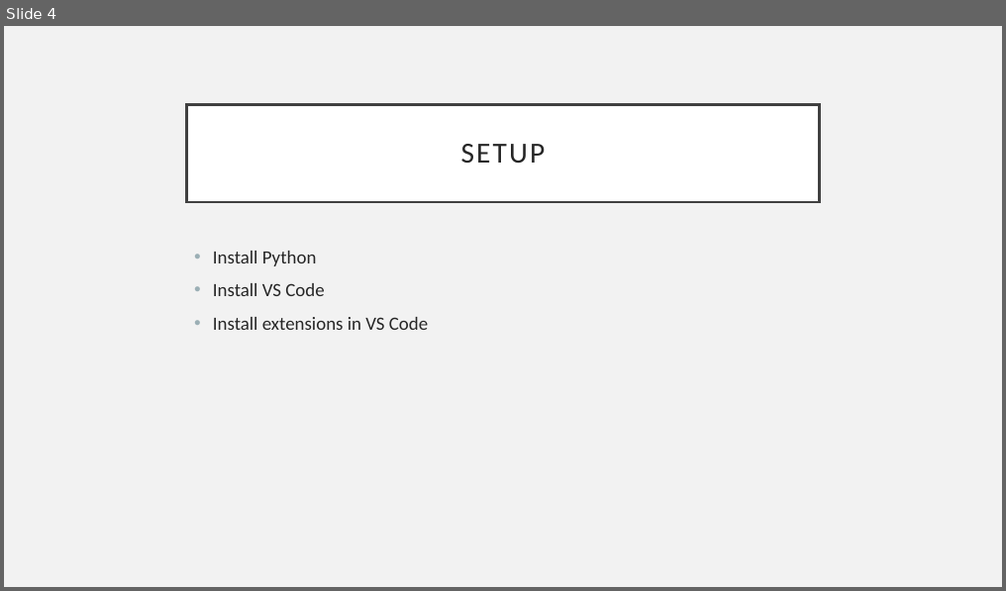
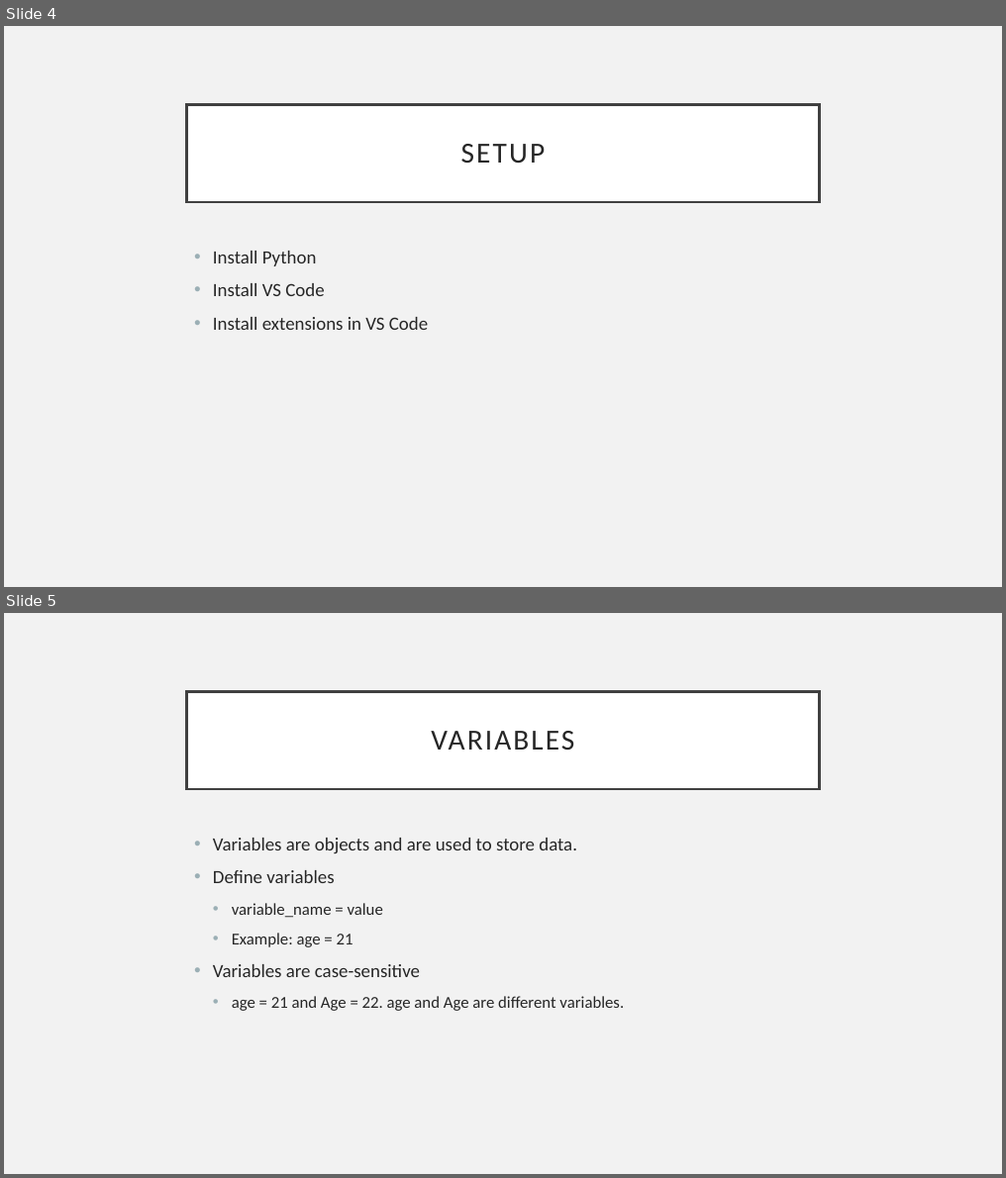
Before and after one commit to RavinaGaikawad/PythonProgrammingCourse, a slide deck: PythonCourse.pptx. Shown one above the other, each under a label of ours: slide 4 before the commit, slides 4 and 5 after it. The pictures are 1006x591 and 1006x1178 pixels, drawn with LibreOffice and Linux fonts; fonts in the diff are those of the drawing. Boxes give left, top, right and bottom in pixels: in the first picture for what was removed or moved away, otherwise in the second. Text is boxed around its words. In the diff, an @@ line names an element or a change of style, - is before the commit and + after.

```diff
--- a/PythonCourse.pptx
+++ b/PythonCourse.pptx
@@ slide 5 added at box(4, 613, 1002, 1174), background #F2F2F2 @@
@@ title added at box(187, 691, 819, 789), fill #FFFFFF, outline #404040 2.5 pt, 28 pt, text #262626 @@
+VARIABLES
@@ text added at box(213, 838, 624, 1011), 18 pt, text #262626 @@
+• Variables are objects and are used to store data.
+• Define variables
+  • variable_name = value
+  • Example: age = 21
+• Variables are case-sensitive
+  • age = 21 and Age = 22. age and Age are different variables.
```
Also in this commit, not shown: 10 other slides added.
